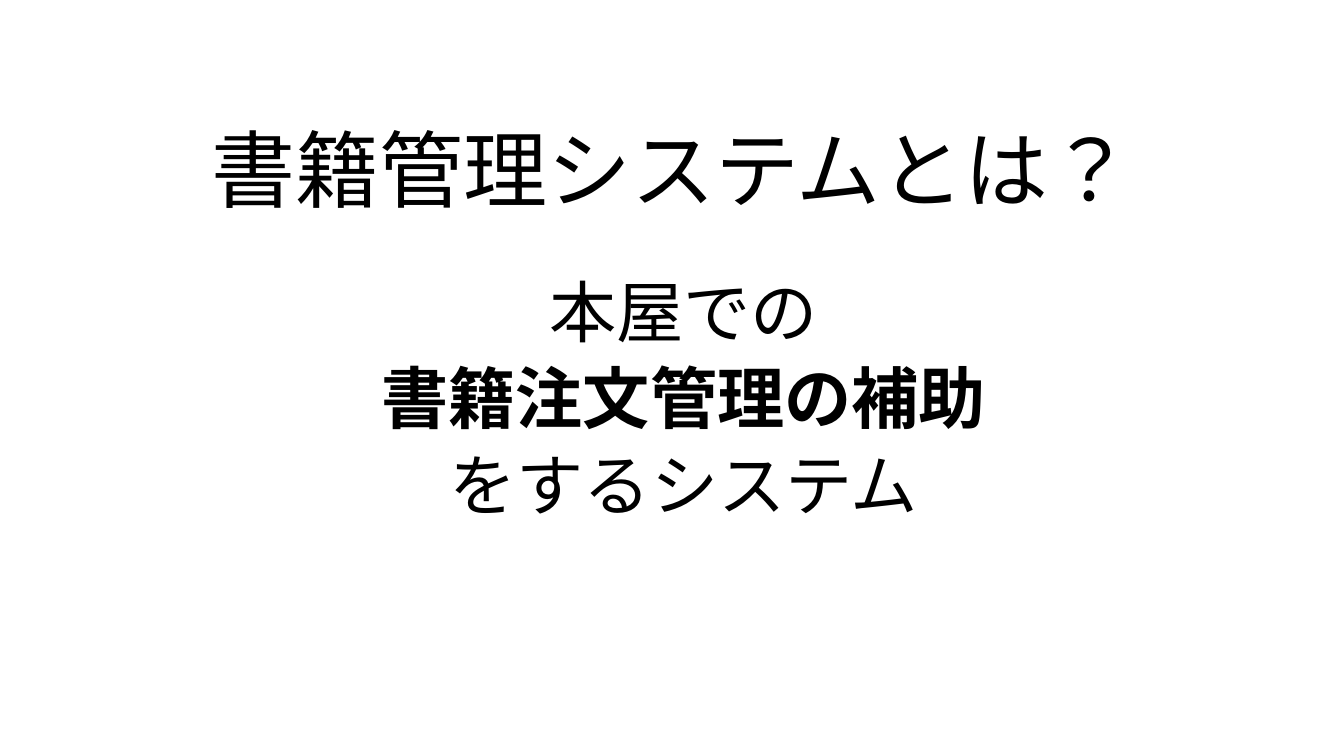
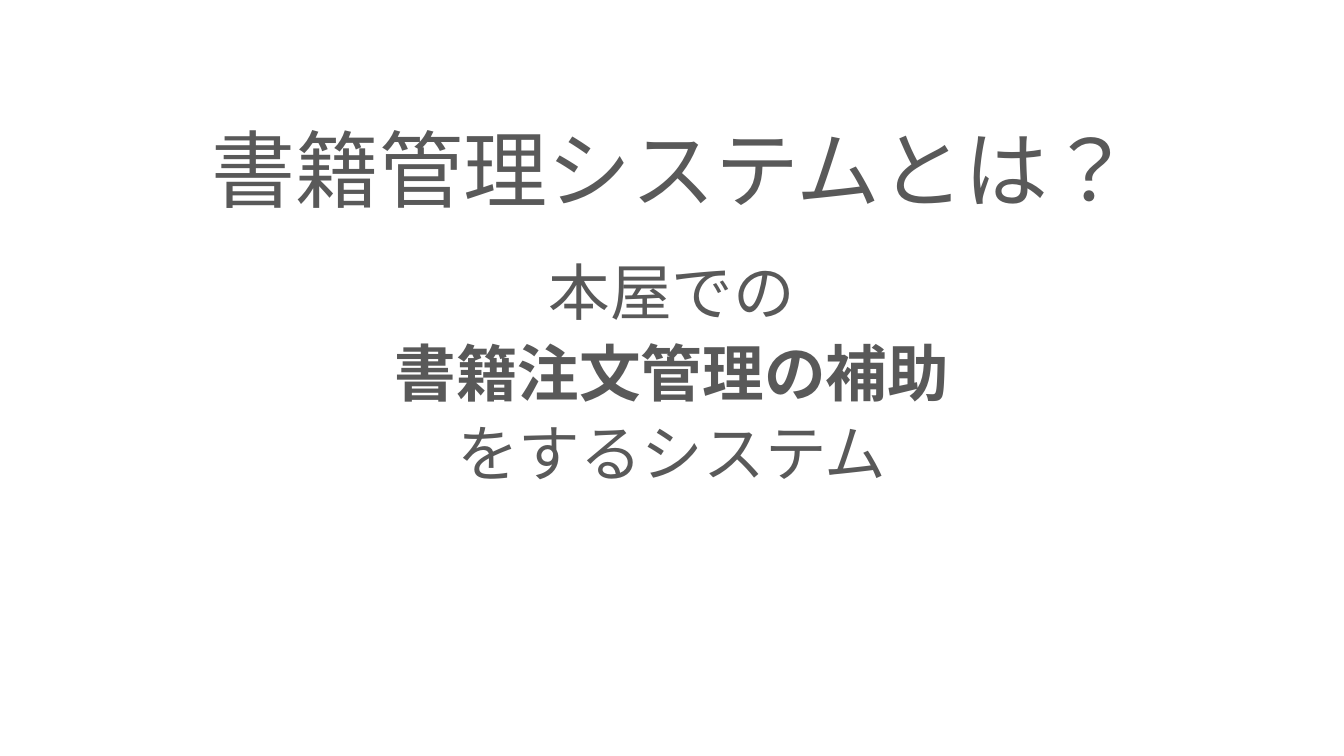
Before and after one commit to ivy239007/PG-, a slide deck: slide 2 of プレゼン資料.pptx. Drawn at 1344x756 pixels with LibreOffice and Linux fonts; fonts in the diff are those of the drawing; background and template pictures are left out. Boxes give left, top, right and bottom in pixels: in the first picture for what was removed or moved away, otherwise in the second. Text is boxed around its words. In the diff, an @@ line names an element or a change of style, - is before the commit and + after.

```diff
--- a/プレゼン資料.pptx
+++ b/プレゼン資料.pptx
@@ title "書籍管理システムとは？" at [211, 130, 1133, 208]: text colour #000000 to #595959 @@
@@ subtitle "本屋での": place and size @@
-subtitle "本屋での" at [381, 280, 986, 514]
+subtitle "本屋での" at [395, 263, 949, 479]
@@ subtitle "本屋での" at [395, 263, 949, 479]: size 48 to 44 pt, text colour #000000 to #595959 @@
```
Also in this commit, not shown: 9 other slides changed.
